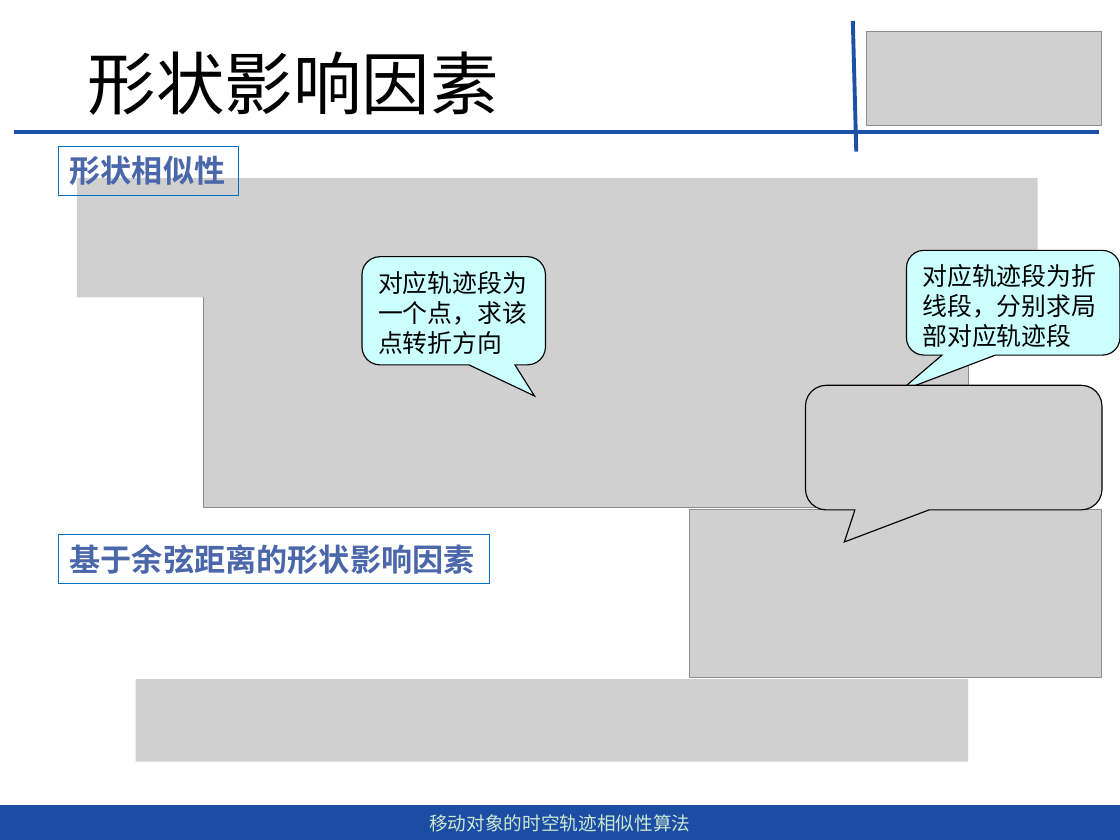
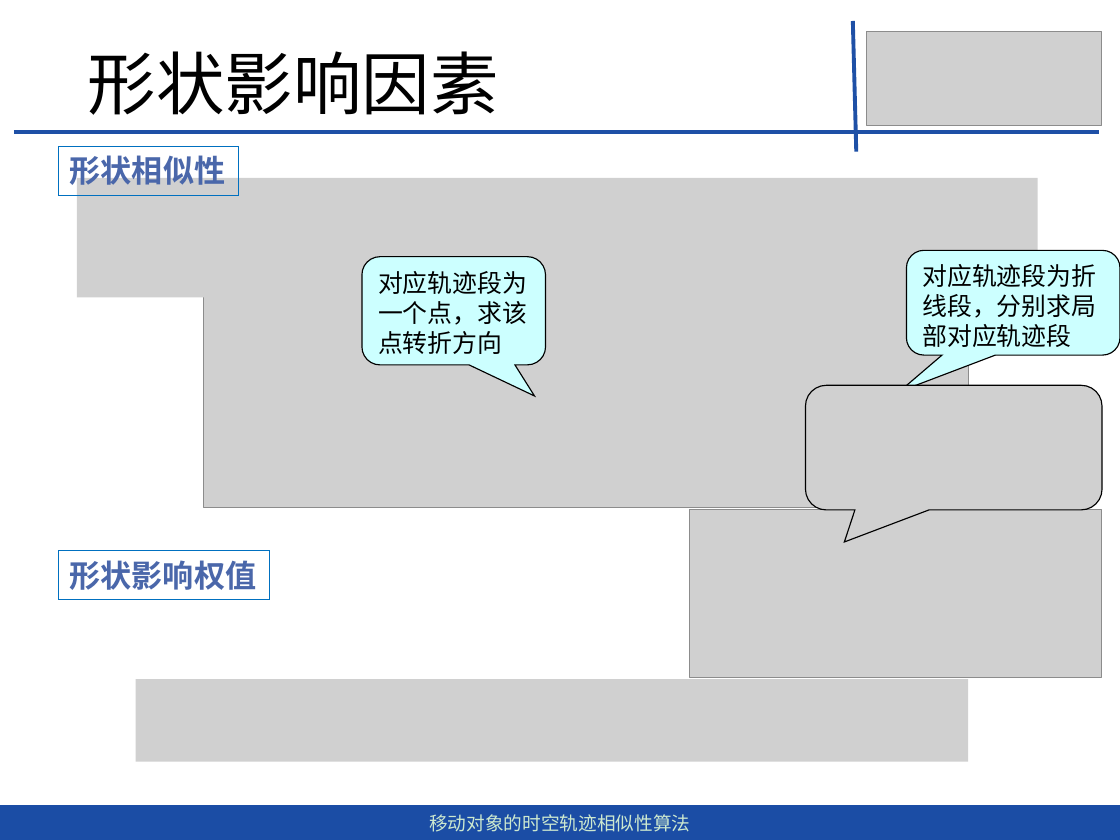
Before and after one commit to dingguangwei/biyelunwen, a slide deck: slide 24 of 移动对象的时空轨迹相似性查询算法-丁光伟-第2版.pptx (slide 22 before the commit). Drawn at 1120x840 pixels with LibreOffice and Linux fonts; fonts in the diff are those of the drawing; grey boxes stand for pictures. Boxes give left, top, right and bottom in pixels: in the first picture for what was removed or moved away, otherwise in the second. Text is boxed around its words. In the diff, an @@ line names an element or a change of style, - is before the commit and + after.

```diff
--- a/移动对象的时空轨迹相似性查询算法-丁光伟-第2版.pptx
+++ b/移动对象的时空轨迹相似性查询算法-丁光伟-第2版.pptx
@@ rectangle "形状影响权值": place and size @@
-rectangle "形状影响权值" at [58,535,489,585]
+rectangle "形状影响权值" at [58,551,269,600]
@@ text in rectangle at [70,560,257,590]: text changed @@
-基于余弦距离的形状影响因素
+形状影响权值
```
Also in this commit, not shown: 18 other slides changed, 3 slides added, 1 slide removed, 4 other files.
